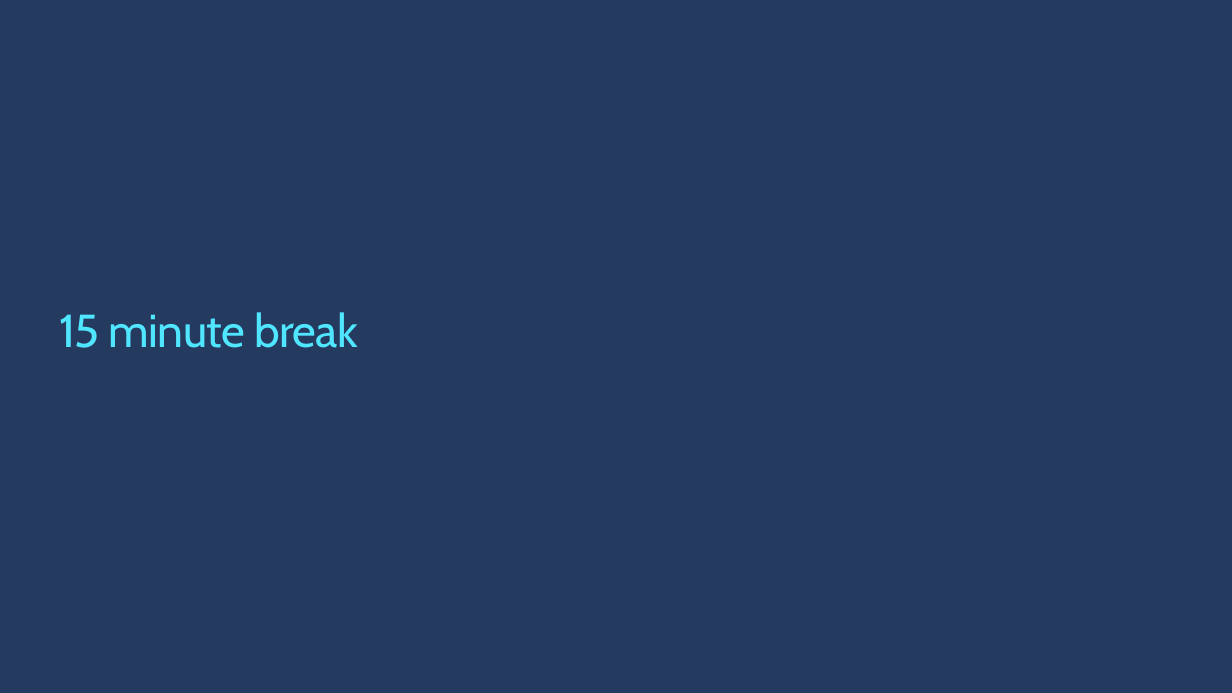
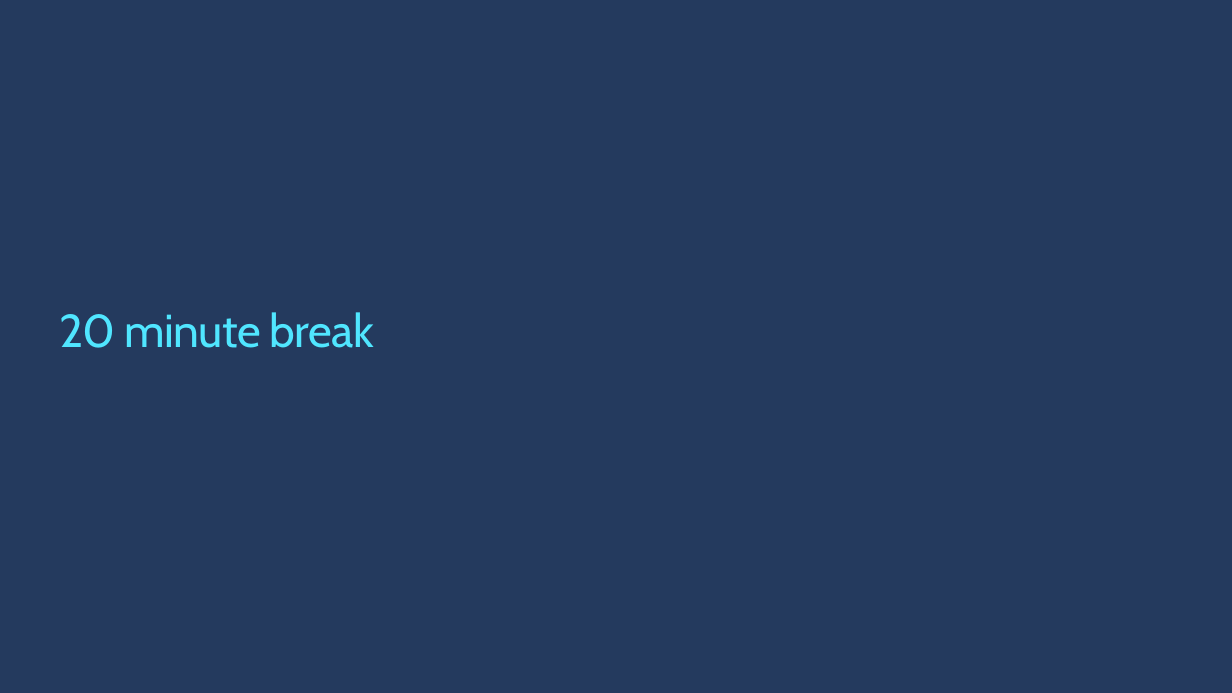
Before and after one commit to opsgility/marketplace, a slide deck: slide 14 of azure-marketplace-workshop/Day 2 - Skilling Deck for Microsoft Marketplace.pptx (slide 13 before the commit). Drawn at 1232x693 pixels with LibreOffice and Linux fonts; fonts in the diff are those of the drawing; background and template pictures are left out. Boxes give left, top, right and bottom in pixels: in the first picture for what was removed or moved away, otherwise in the second. Text is boxed around its words. In the diff, an @@ line names an element or a change of style, - is before the commit and + after.

Commit message:
Updated time with breaks and added private offers
Added private offer content into Day 2

```diff
--- a/azure-marketplace-workshop/Day 2 - Skilling Deck for Microsoft Marketplace.pptx
+++ b/azure-marketplace-workshop/Day 2 - Skilling Deck for Microsoft Marketplace.pptx
@@ title at [59,312,374,348]: text changed @@
-15 minute break
+20 minute break
```
Also in this commit, not shown: 2 other slides changed, 4 slides added, 1 other file.
